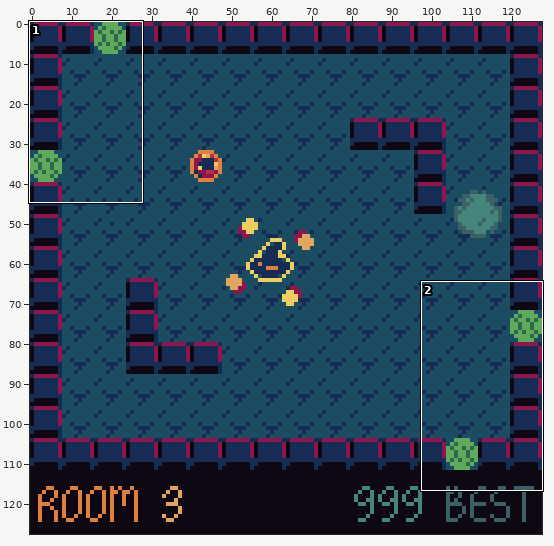
Two versions of one pixel-art file, assets/sprites.aseprite. Above, an overview of the earlier version with the close-up marked.
Close-up. The starting point:
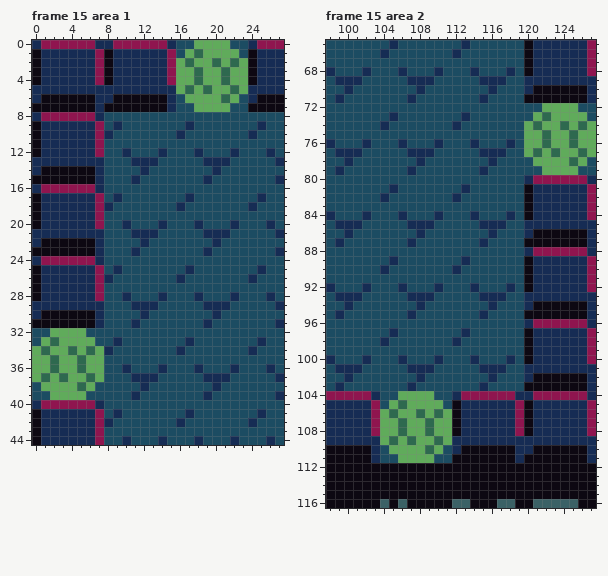
128x128 pixels, 32 frames. Shown: frame 15 area 1: x 0..27, y 0..44; frame 15 area 2: x 98..127, y 65..116. The commit also changed other frames or places, which this record leaves out.
Now the later version:
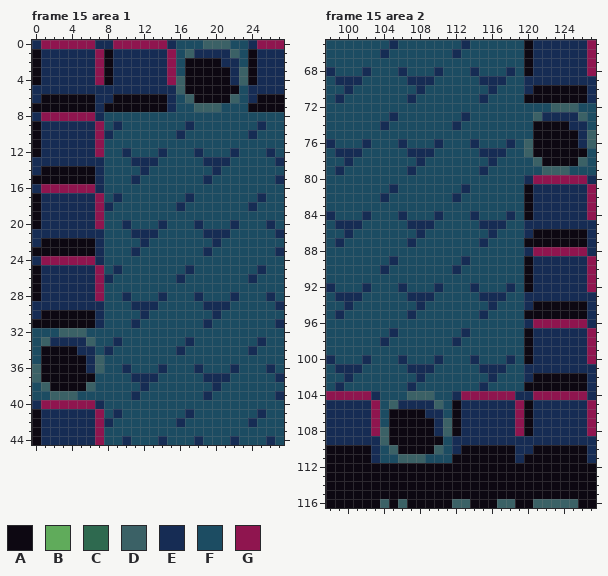
Palette (. is transparent): A #0d0812  B #60ab5b  C #2e694f  D #3b6166  E #162c54  F #1c4c62  G #8f154f
Difference:
layer "spawners" removed
--- frame 15 area 1, layer "mobs"
@@ x 14..25 @@
- 0 GEFFBBBBFFEG
- 1 EGFBCBBBBFAE
- 2 EGBCBBCBCBAE
- 3 EGBBCBBCBBAE
- 4 EGBBCBBCBBAE
- 5 EEBCBCBBCBEE
- 6 AEFBBBBCBFEA
- 7 AEFFBBBBFFAA
+ 0 GEFFFDDDFFEG
+ 1 EGFDEEEEDFAE
+ 2 EGFAAAAEEFAE
+ 3 EGFAAAAAEDAE
+ 4 EGDAAAAAEDAE
+ 5 EEDAAAAAAFEE
+ 6 AEFDAAAADFEA
+ 7 AEFFDDDFFFAA
  8 FFFFFFFFFFFF
@@ x 0..9 @@
 31 AAAAAAAEFF
-32 FFBBBBFFFF
-33 FBCBBBBFFE
-34 BCBBCBCBEF
-35 BBCBBCBBFF
-36 BBCBBCBBFF
-37 BCBCBBCBFF
-38 FBBBBCBFFF
-39 FFBBBBFFFF
+32 FFFDDDFFFF
+33 FDEEEEDFFE
+34 FAAAAEEFEF
+35 FAAAAAEDFF
+36 DAAAAAEDFF
+37 DAAAAAAFFF
+38 FDAAAADFFF
+39 FFDDDFFFFF
 40 EGGGGGGEFF
--- frame 15 area 2, layer "mobs"
@@ x 118..127 @@
  71 FFAAAAAAAE
- 72 FFFFBBBBFF
- 73 FFFBCBBBBF
- 74 FFBCBBCBCB
- 75 FFBBCBBCBB
- 76 EFBBCBBCBB
- 77 FFBCBCBBCB
- 78 FFFBBBBCBF
- 79 FFFFBBBBFF
+ 72 FFFFFDDDFF
+ 73 FFFDEEEEDF
+ 74 FFFAAAAEEF
+ 75 FFFAAAAAED
+ 76 EFDAAAAAED
+ 77 FFDAAAAAAF
+ 78 FFFDAAAADF
+ 79 FFFFDDDFFF
  80 FFEGGGGGGE
@@ x 102..113 @@
 103 FFFFFEFFFFFF
-104 GEFFBBBBFFEG
-105 EGFBCBBBBFAE
-106 EGBCBBCBCBAE
-107 EGBBCBBCBBAE
-108 EGBBCBBCBBAE
-109 EEBCBCBBCBEE
-110 AEFBBBBCBFEA
-111 AEFFBBBBFFAA
+104 GEFFFDDDFFEG
+105 EGFDEEEEDFAE
+106 EGFAAAAEEFAE
+107 EGFAAAAAEDAE
+108 EGDAAAAAEDAE
+109 EEDAAAAAAFEE
+110 AEFDAAAADFEA
+111 AEFFDDDFFFAA
 112 AAAAAAAAAAAA
Pixel boxes of the changes (left, top, right, bottom) in both close-ups:
changed: (176, 40, 248, 112)
changed: (32, 328, 104, 400)
changed: (524, 103, 596, 175)
changed: (380, 391, 452, 463)
